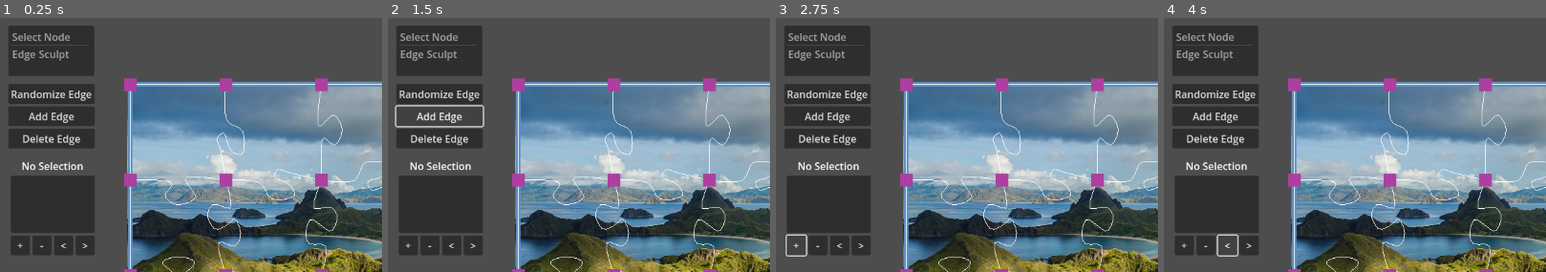
Above: before the commit, frames 1-4 (left to right).
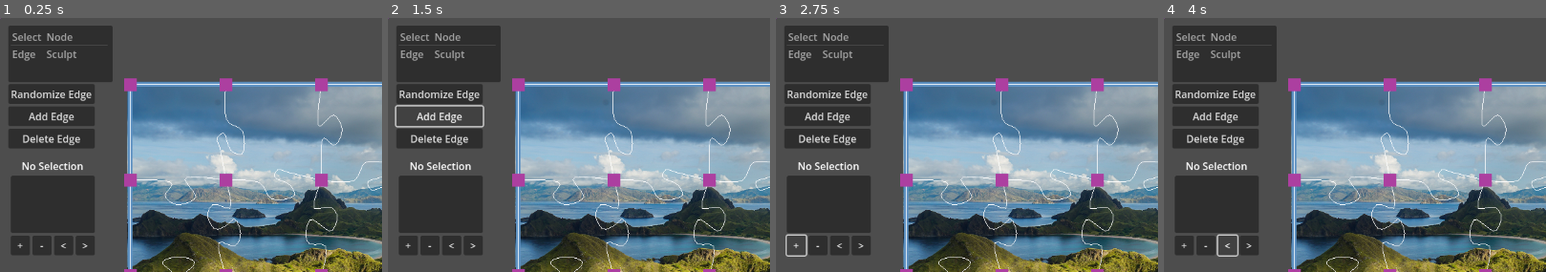
Above: after the commit, the same moments.

Repository: kreibaum/puzzle-shark
Game: Godot game, scene res://editor.tscn
Two runs of this game, one before a commit and one after it. Both use one fixed random seed, a clock stepped at 60 frames per second and the inputs below.
Inputs:
- Up to frame 1 (0.25 s): no input
- Up to frame 2 (1.5 s): click "Randomize Edge" at 0.5 s; click "Add Edge" at 1.25 s
- Up to frame 3 (2.75 s): click "+" at 2 s
- Up to frame 4 (4 s): click "-" at 2.75 s; click "<" at 3.5 s
The pictures show only the part of the screen within x 0-50%, y 0-50%; the shares and areas given below are measured in that part.

The runs differ from the first frame. In frame 1, 1.9% of the frame differs, in the area x 2-30%, y 3-26%; in frame 2, 1.9%; in frame 3, 1.9%; in frame 4, 1.9%.

Commit message:
StateGrid can now control state machine

Diff:
--- /dev/null
+++ b/UI/NodeState.gd
@@ -0,0 +1,10 @@
+class_name NodeState extends State
+
+
+func enter_state(_new_canvas: PuzzleCanvas):
+	print("NodeState: enter_state")
+
+
+## Called when the state is exited. After this there won't be any new events.
+func exit_state():
+	print("NodeState: exit_state")
--- /dev/null
+++ b/UI/StateGrid.gd
@@ -0,0 +1,57 @@
+class_name StateGrid extends ItemList
+
+## The state grid is in charge of displaying the state of the ui state machine.
+## It also takes inputs which allow the user to switch into a different state.
+## This switch is then done by the state machine.
+
+## An issue with cleanly coding this is that the information we get on item
+## selection is the index of the item in the list. To make this robust, we
+## actually fill the ItemList programatically when ready. This makes sure
+## we don't go out of sync.
+
+@export var state_machine: StateMachine
+
+# Poor man's struct
+const LABEL_INDEX = 0
+const SHORTCUT_INDEX = 1
+const CONSTRUCTOR_INDEX = 2
+
+
+func state_definitions():
+	return [
+		["Select", KEY_X, func(): return SelectState.new()],
+		["Node", KEY_V, func(): return NodeState.new()],
+		["Edge", KEY_U, func(): return SelectState.new()],
+		["Sculpt", KEY_I, func(): return SelectState.new()]
+	]
+
+
+# Called when the node enters the scene tree for the first time.
+func _ready():
+	self.item_selected.connect(on_item_selected)
+	clear()
+	for state in state_definitions():
+		add_item(state[LABEL_INDEX])
+
+
+## Changes the current state of the state machine to the given state.
+func select_state(state):
+	state_machine.set_state(state[CONSTRUCTOR_INDEX].call())
+
+
+## Click handler that finds the state that matches the index and switches to it.
+func on_item_selected(index):
+	select_state(state_definitions()[index])
+
+
+## Looks for key events and switches to the state that matches the key.
+func _unhandled_input(event):
+	if event is InputEventKey and event.pressed:
+		var key_event = event as InputEventKey
+		# Find the state that matches the key
+		for index in range(state_definitions().size()):
+			if state_definitions()[index][SHORTCUT_INDEX] == key_event.keycode:
+				if !is_selected(index):
+					select_state(state_definitions()[index])
+					select(index)
+				return
--- a/editor.tscn
+++ b/editor.tscn
@@ -8,6 +8,7 @@
 [ext_resource type="Script" path="res://UI/DeleteEdgeButton.gd" id="6_l2tq3"]
 [ext_resource type="Script" path="res://UI/EdgeInspector.gd" id="7_ydjap"]
 [ext_resource type="Script" path="res://UI/StateMachine.gd" id="8_ac1sk"]
+[ext_resource type="Script" path="res://UI/StateGrid.gd" id="8_qgcry"]
 
 [node name="Node2D" type="Node2D"]
 
@@ -97,18 +98,24 @@
 layout_mode = 2
 text = ">"
 
-[node name="ItemList" type="ItemList" parent="CanvasLayer"]
+[node name="StateGrid" type="ItemList" parent="CanvasLayer" node_paths=PackedStringArray("state_machine")]
 offset_left = 13.0
 offset_top = 12.0
-offset_right = 148.0
-offset_bottom = 91.0
+offset_right = 177.0
+offset_bottom = 101.0
 max_text_lines = 2
-item_count = 4
+text_overrun_behavior = 0
+item_count = 5
 max_columns = 2
+same_column_width = true
+fixed_column_width = 50
 item_0/text = "Select"
 item_1/text = "Node"
 item_2/text = "Edge"
 item_3/text = "Sculpt"
+item_4/text = "Items for ex."
+script = ExtResource("8_qgcry")
+state_machine = NodePath("../../StateMachine")
 
 [node name="StateMachine" type="Node" parent="." node_paths=PackedStringArray("canvas")]
 script = ExtResource("8_ac1sk")
Not shown: 1 places in editor.tscn that only renumber resources
